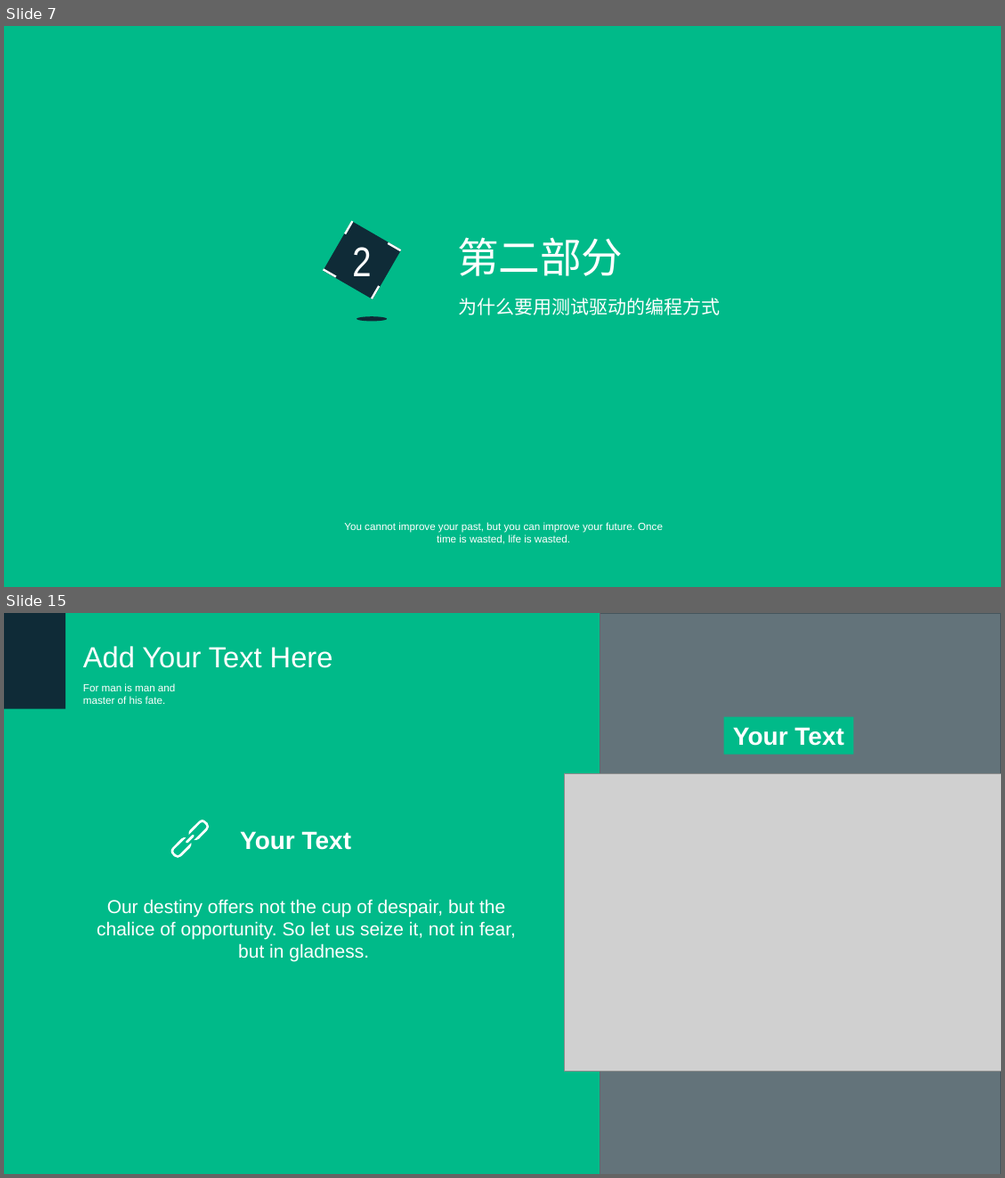
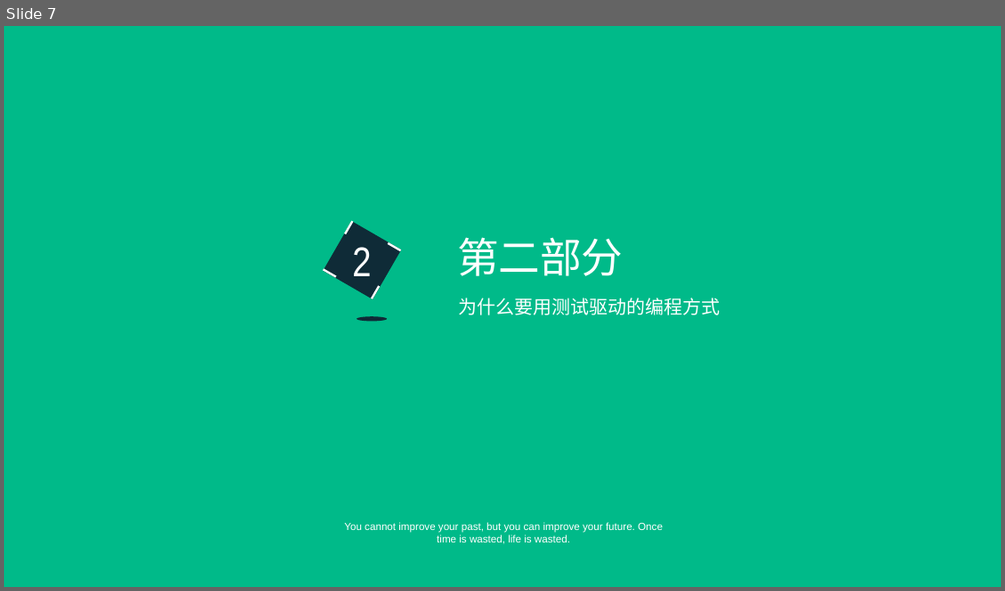
Before and after one commit to hanangjie/play, a slide deck: share/TDT/测试驱动开发.ppt. Shown one above the other, each under a label of ours: slides 7 and 15 before the commit, slide 7 after it; the slides between them are not shown. The pictures are 1005x1178 and 1005x591 pixels, drawn with LibreOffice and Linux fonts; fonts in the diff are those of the drawing; grey boxes stand for pictures. Boxes give left, top, right and bottom in pixels: in the first picture for what was removed or moved away, otherwise in the second. Text is boxed around its words. In the diff, an @@ line names an element or a change of style, - is before the commit and + after.

```diff
--- a/share/TDT/测试驱动开发.ppt
+++ b/share/TDT/测试驱动开发.ppt
@@ slide 15 removed at bbox=[4, 613, 1001, 1174], background #00BA89 @@
@@ rectangle removed at bbox=[4, 613, 66, 708] @@
@@ picture removed at bbox=[599, 613, 1000, 1174] @@
@@ rectangle removed at bbox=[599, 613, 1000, 1174] @@
@@ text removed at bbox=[83, 646, 333, 668] @@
-Add Your Text Here
@@ text removed at bbox=[83, 683, 175, 704] @@
-For man is man and master of his fate.
@@ rectangle removed at bbox=[724, 717, 854, 755] @@
-Your Text
@@ picture removed at bbox=[565, 773, 1001, 1070] @@
@@ freeform shape removed at bbox=[170, 819, 210, 858] @@
@@ text removed at bbox=[240, 831, 352, 850] @@
-Your Text
@@ text removed at bbox=[97, 899, 516, 962] @@
-Our destiny offers not the cup of despair, but the chalice of opportunity. So let us seize it, not in fear, but in gladness.
```
Also in this commit, not shown: 1 slide changed, 5 slides added, 8 other slides removed.
